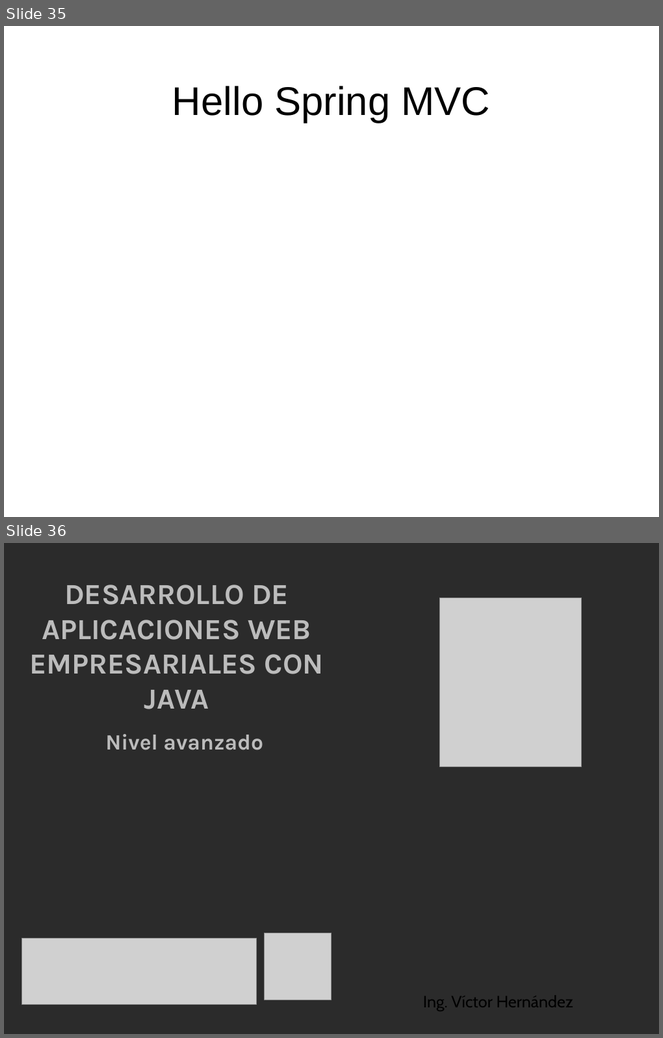
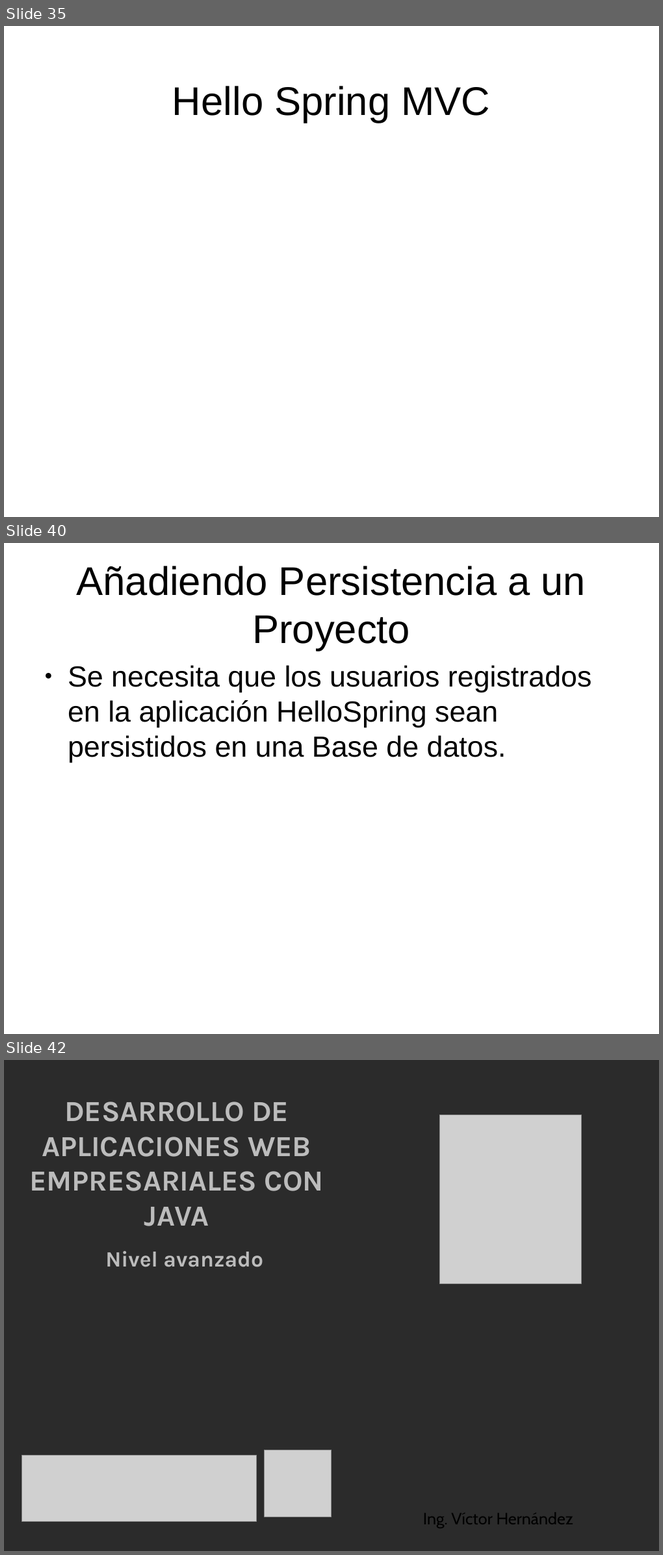
Before and after one commit to gros777/JAWorkspace, a slide deck: PresentacionJavaAvanzado.odp. Shown one above the other, each under a label of ours: slides 35 and 36 before the commit, slides 35, 40 and 42 after it; the slides between them are not shown. The pictures are 663x1038 and 663x1555 pixels, drawn with LibreOffice and Linux fonts; fonts in the diff are those of the drawing; grey boxes stand for pictures; background and template pictures are left out; a plain dark background stands for a picture behind light text. Boxes give left, top, right and bottom in pixels: in the first picture for what was removed or moved away, otherwise in the second. Text is boxed around its words. In the diff, an @@ line names an element or a change of style, - is before the commit and + after.

```diff
--- a/PresentacionJavaAvanzado.odp
+++ b/PresentacionJavaAvanzado.odp
@@ slide 40 added at (4,543,659,1034), background picture (left out) @@
@@ title added at (77,566,586,651), 44 pt, text #000000 @@
+Añadiendo Persistencia a un Proyecto
@@ text added at (68,665,592,763), 32 pt, text #000000 @@
+● Se necesita que los usuarios registrados en la aplicación HelloSpring sean persistidos en una Base de datos.
@@ what was slide 36 is now slide 42 @@
```
Also in this commit, not shown: 5 other slides added, 1 other file.
